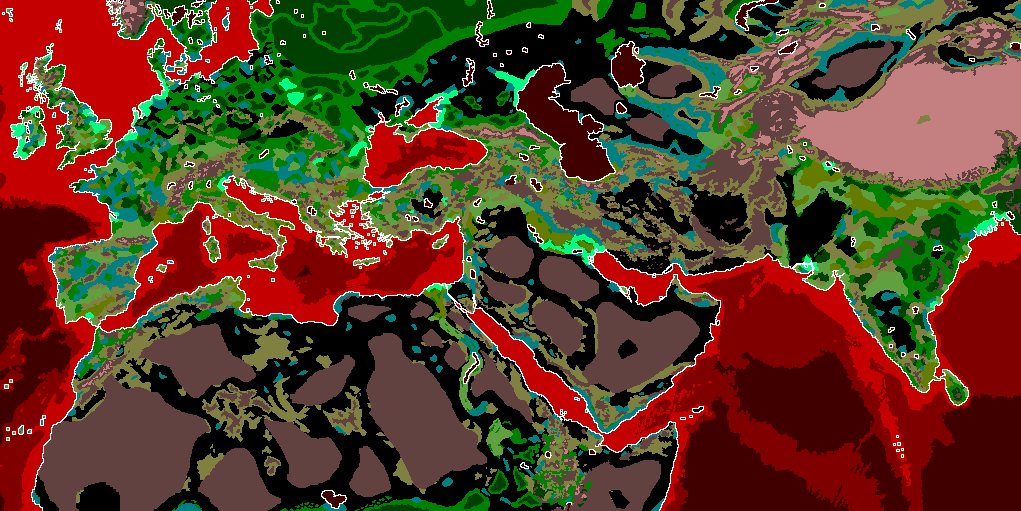
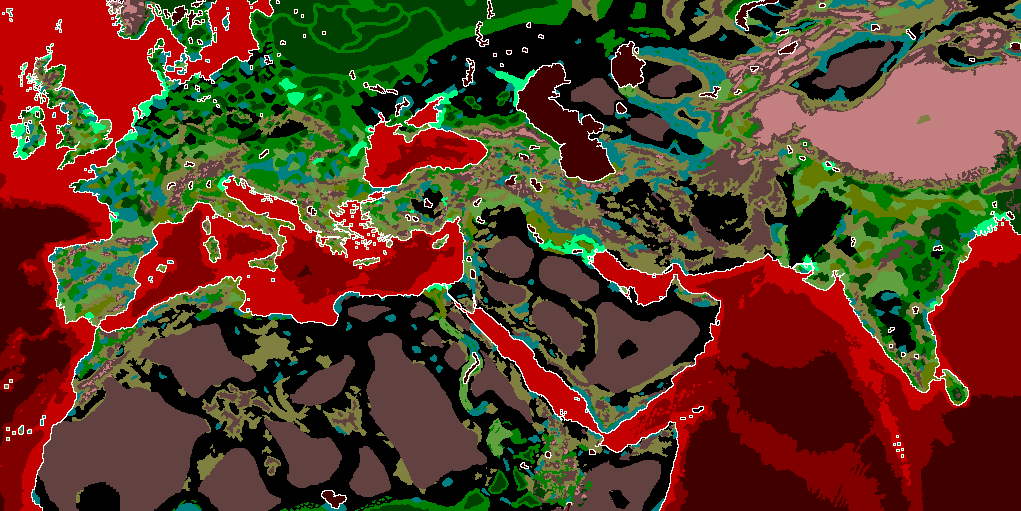
Layer changes from the first 1021×511 image to the second:
painted on "map_ground_types_blocked_access" over [180, 66, 1017, 223]
painted on "map_ground_types" over [41, 66, 1017, 474]
